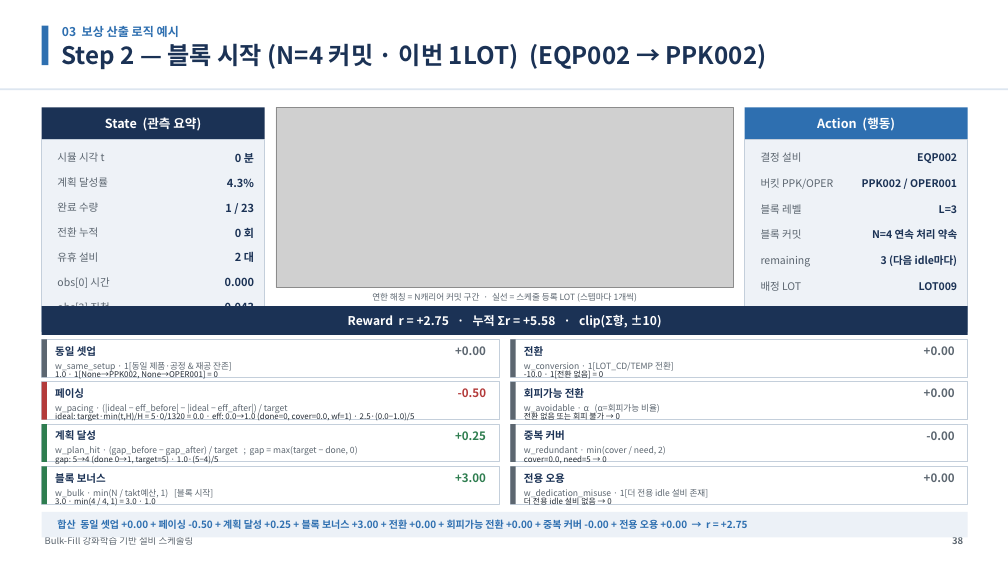
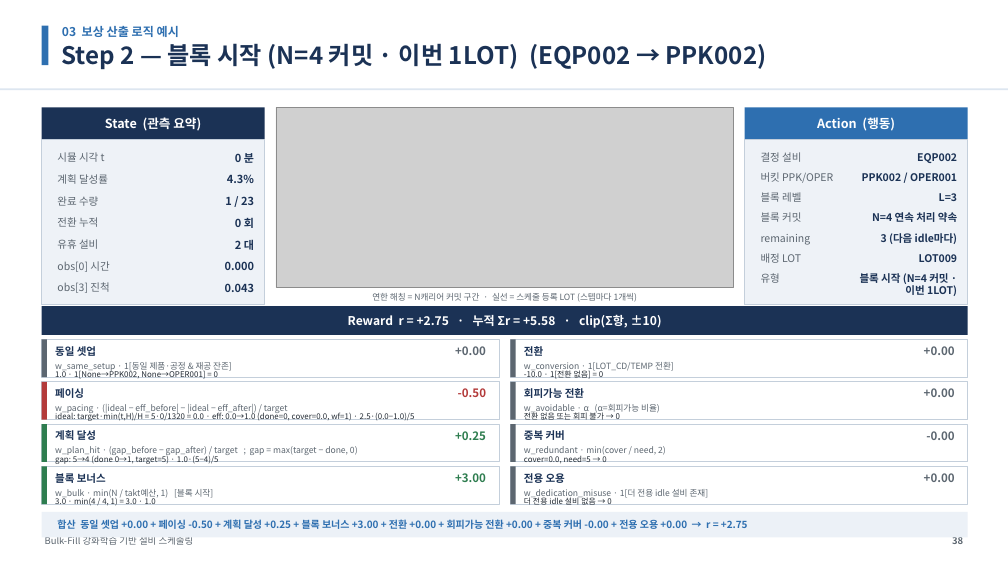
Before and after one commit to relighting123/pjt_scheduling, a slide deck: slide 38 of docs/스케줄링_발표자료.pptx. Drawn at 1008x567 pixels with LibreOffice and Linux fonts; fonts in the diff are those of the drawing; grey boxes stand for pictures. Boxes give left, top, right and bottom in pixels: in the first picture for what was removed or moved away, otherwise in the second. Text is boxed around its words. In the diff, an @@ line names an element or a change of style, - is before the commit and + after.

```diff
--- a/docs/스케줄링_발표자료.pptx
+++ b/docs/스케줄링_발표자료.pptx
@@ rectangle: place and size @@
-rectangle at (42,139,265,332)
+rectangle at (42,139,265,305)
@@ rectangle: place and size @@
-rectangle at (745,139,968,332)
+rectangle at (745,139,968,305)
@@ 5 texts: place and size @@
-5 texts at (57,178,957,212)
+5 texts at (57,172,957,206)
@@ 4 texts: place and size @@
-4 texts at (57,204,957,238)
+4 texts at (57,192,957,228)
@@ 6 texts: place and size @@
-6 texts at (57,229,957,288)
+6 texts at (57,212,957,272)
@@ text "remaining": place and size @@
-text "remaining" at (761,256,811,267)
+text "remaining" at (761,234,811,245)
@@ text "3 (다음 idle마다)": place and size @@
-text "3 (다음 idle마다)" at (881,255,958,266)
+text "3 (다음 idle마다)" at (881,233,958,244)
@@ text "배정 LOT": place and size @@
-text "배정 LOT" at (761,281,801,291)
+text "배정 LOT" at (761,253,801,263)
@@ text "LOT009": place and size @@
-text "LOT009" at (919,282,957,290)
+text "LOT009" at (919,254,957,262)
@@ text "obs[3] 진척" rewrapped from (57,300,109,306) to (57,282,109,293) @@
@@ text "0.043": place and size @@
-text "0.043" at (225,300,254,306)
+text "0.043" at (225,283,254,292)
@@ text "유형" rewrapped from (761,305,780,306) to (761,273,780,283) @@
@@ text "블록 시작 (N=4 커밋 · ..." rewrapped from (860,305,948,306) to (860,271,957,296) @@
```
Also in this commit, not shown: 4 other slides changed.
